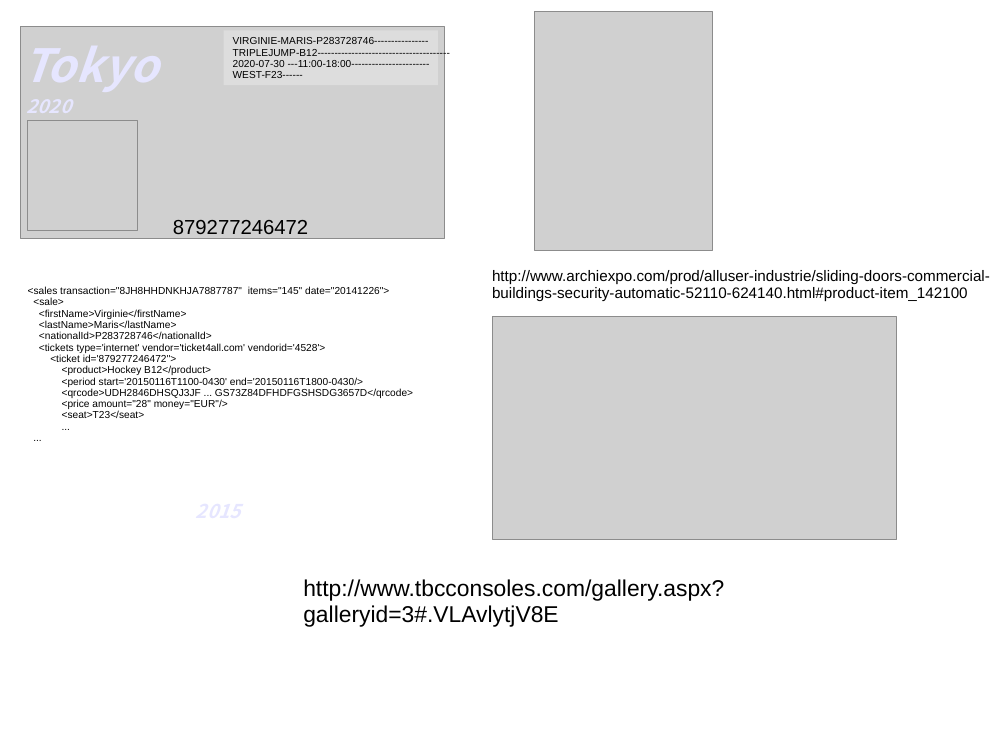
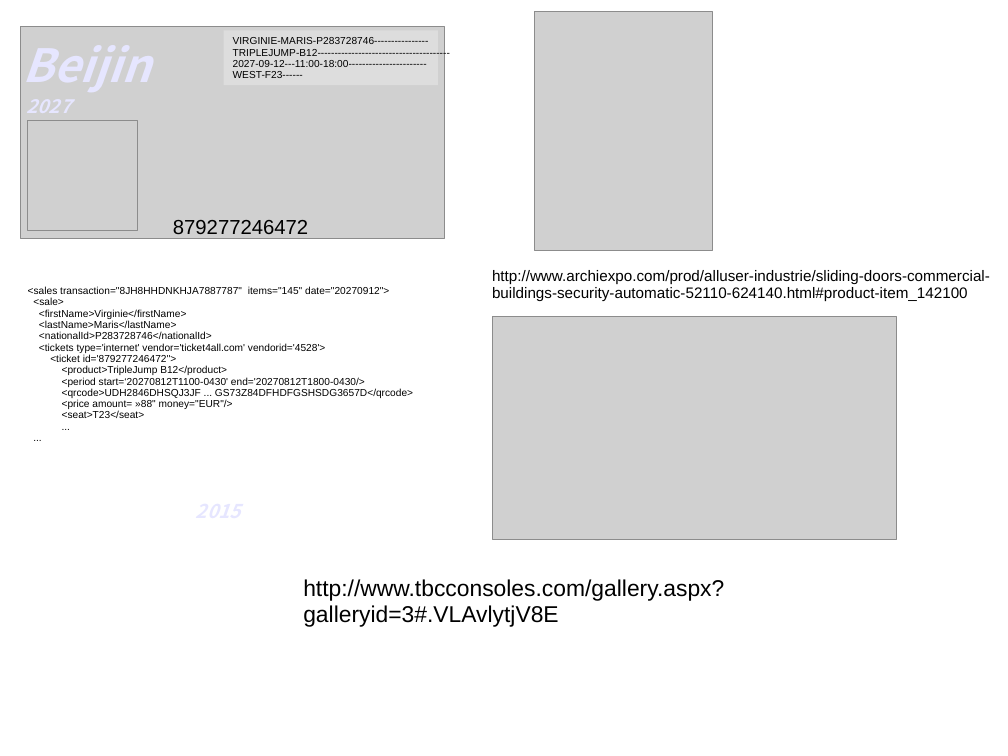
Before and after one commit to cyrilled/ALC, a slide deck: slide 3 of docs/res/media/sources images iAccess.pptx. Drawn at 1008x756 pixels with LibreOffice and Linux fonts; fonts in the diff are those of the drawing; grey boxes stand for pictures. Boxes give left, top, right and bottom in pixels: in the first picture for what was removed or moved away, otherwise in the second. Text is boxed around its words. In the diff, an @@ line names an element or a change of style, - is before the commit and + after.

```diff
--- a/docs/res/media/sources images iAccess.pptx
+++ b/docs/res/media/sources images iAccess.pptx
@@ text at (22, 45, 151, 92): text changed @@
-Tokyo
-2020
+Beijin
+2027
@@ text in rectangle at (233, 60, 427, 67): text changed @@
-2020-07-30 ---11:00-18:00-----------------------
+2027-09-12---11:00-18:00-----------------------
@@ text at (28, 286, 389, 294): text changed @@
-<sales transaction="8JH8HHDNKHJA7887787" items="145" date="20141226">
+<sales transaction="8JH8HHDNKHJA7887787" items="145" date="20270912">
@@ text at (62, 366, 365, 387): text changed @@
-<product>Hockey B12</product>
-<period start='20150116T1100-0430' end='20150116T1800-0430/>
+<product>TripleJump B12</product>
+<period start=‘20270812T1100-0430' end='20270812T1800-0430/>
@@ text at (62, 399, 233, 409): text changed @@
-<price amount="28" money="EUR"/>
+<price amount= »88" money="EUR"/>
```
Also in this commit, not shown: 1 other slide changed, 14 other files.
